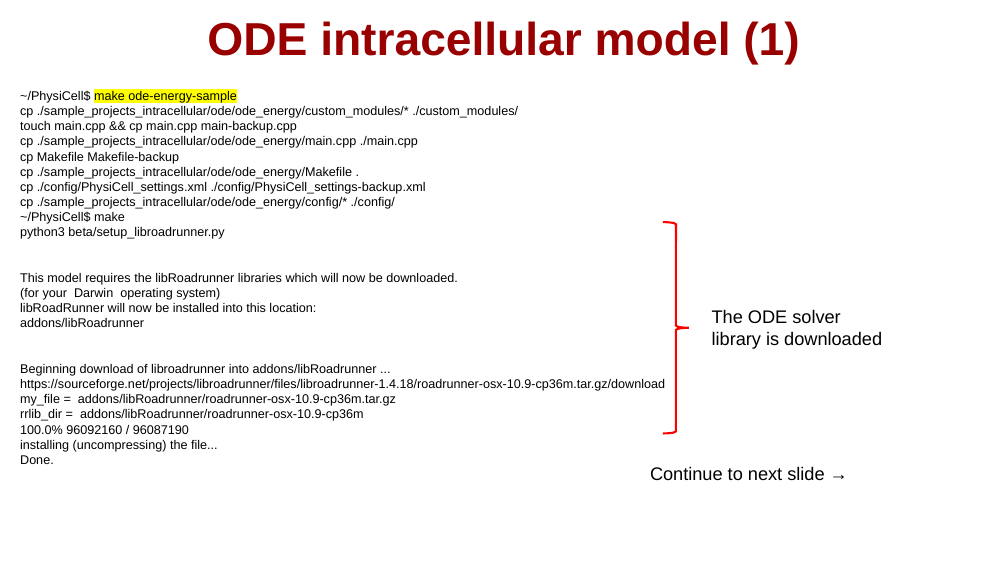
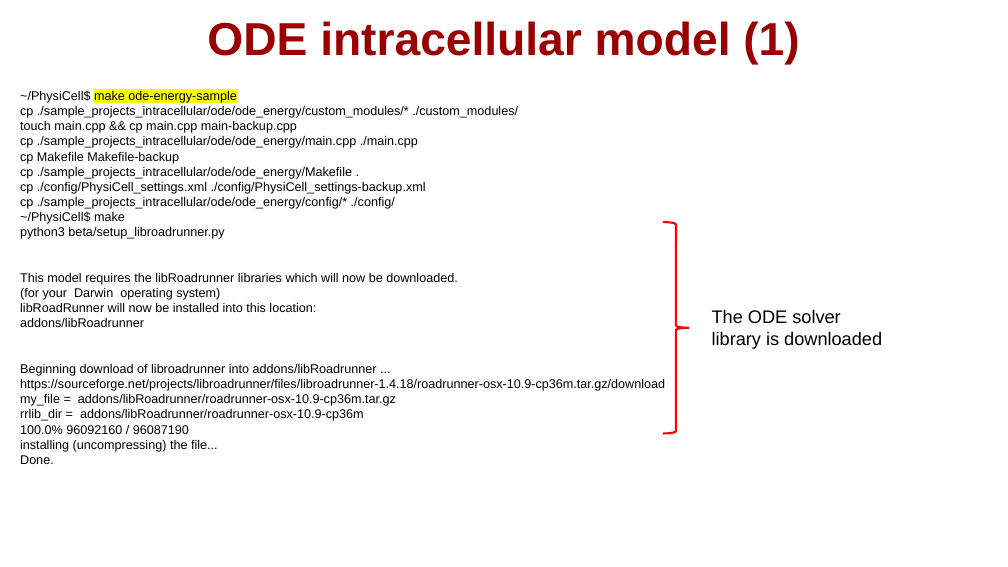
Before and after one commit to physicell-training/ws2021, a slide deck: slide 25 of pptx_source/PhysiCell_ws2021_macOS_setup.pptx (slide 22 before the commit). Drawn at 1008x567 pixels with LibreOffice and Linux fonts; fonts in the diff are those of the drawing; background and template pictures are left out. Boxes give left, top, right and bottom in pixels: in the first picture for what was removed or moved away, otherwise in the second. Text is boxed around its words. In the diff, an @@ line names an element or a change of style, - is before the commit and + after.

```diff
--- a/pptx_source/PhysiCell_ws2021_macOS_setup.pptx
+++ b/pptx_source/PhysiCell_ws2021_macOS_setup.pptx
@@ text removed at [650,466,824,480] @@
-Continue to next slide →
```
Also in this commit, not shown: 13 other slides changed, 2 slides added.
